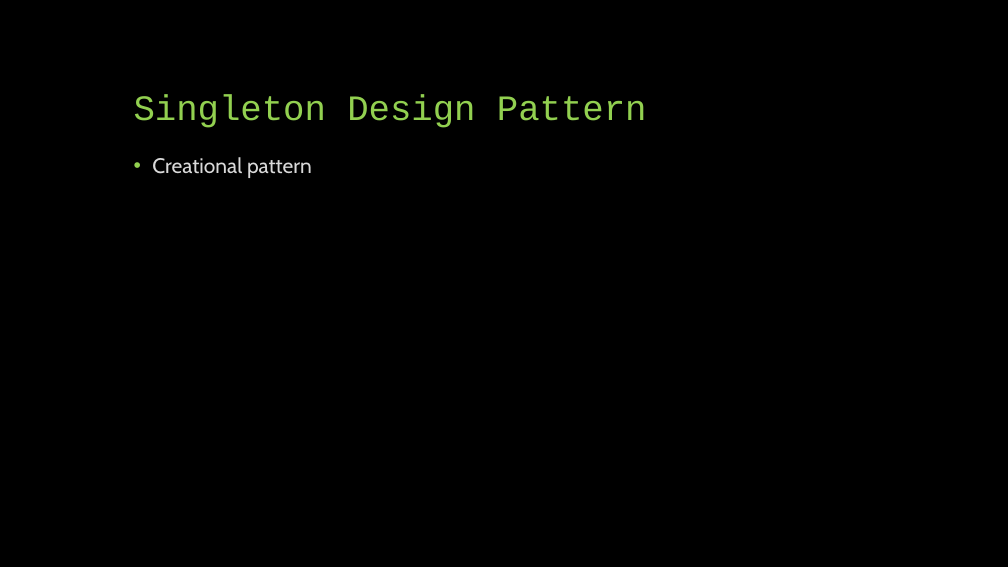
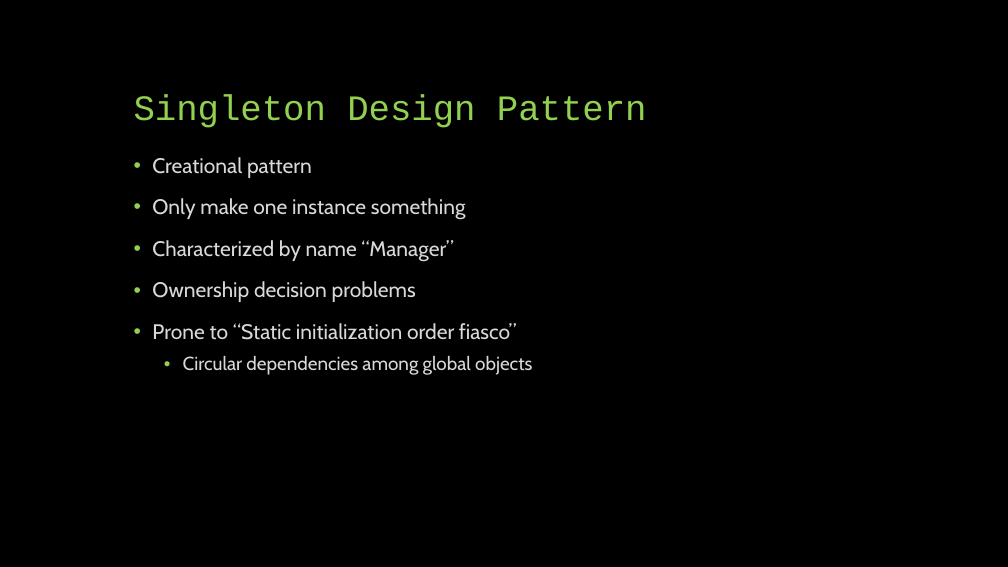
Before and after one commit to FHorrie/Prog4Presentation, a slide deck: slide 3 of Beautiful C++ ch3-2 I.3.pptx. Drawn at 1008x567 pixels with LibreOffice and Linux fonts; fonts in the diff are those of the drawing. Boxes give left, top, right and bottom in pixels: in the first picture for what was removed or moved away, otherwise in the second. Text is boxed around its words. In the diff, an @@ line names an element or a change of style, - is before the commit and + after.

Commit message:
Feat: added 2 new slides and updated initial slide

```diff
--- a/Beautiful C++ ch3-2 I.3.pptx
+++ b/Beautiful C++ ch3-2 I.3.pptx
@@ text at [152,198,532,375]: paragraphs added @@
+• Only make one instance something
+• Characterized by name “Manager”
+• Ownership decision problems
+• Prone to “Static initialization order fiasco”
+  • Circular dependencies among global objects
```
Also in this commit, not shown: 1 other slide changed, 1 slide added.
